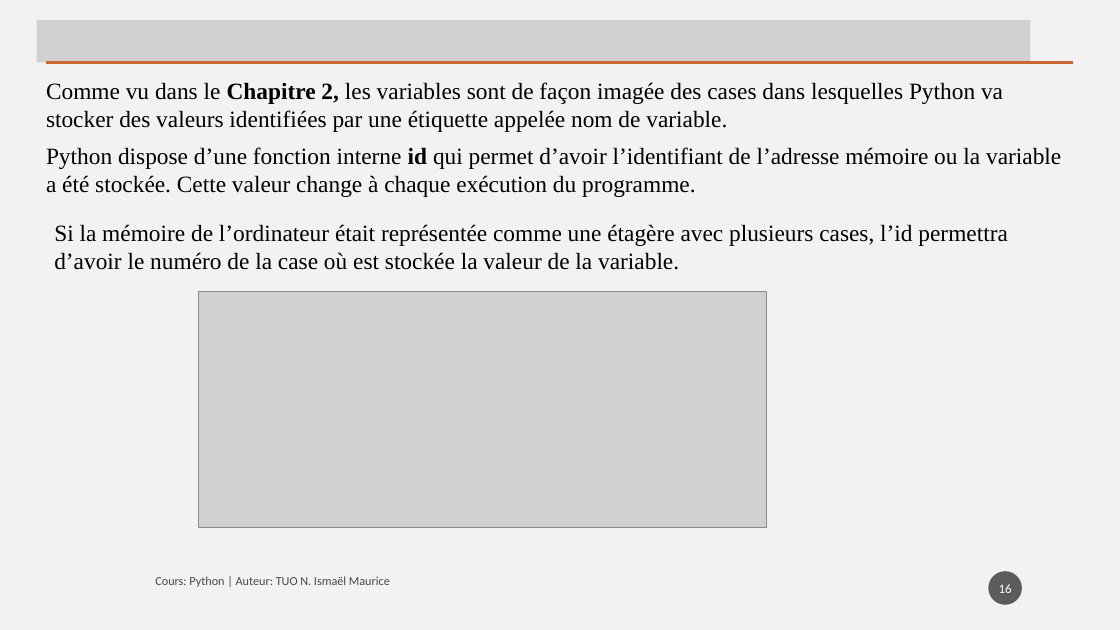
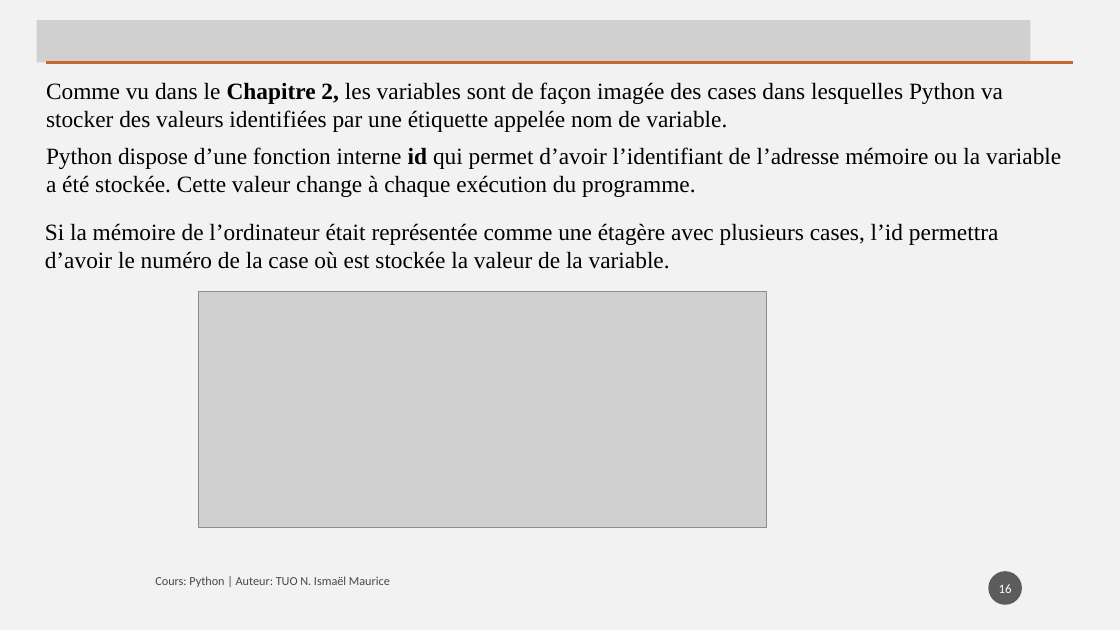
Before and after one commit to tisma95/cours-python, a slide deck: slide 16 of source/Chapitre 8 - Les chaines de caractères.pptx. Drawn at 1120x630 pixels with LibreOffice and Linux fonts; fonts in the diff are those of the drawing; grey boxes stand for pictures. Boxes give left, top, right and bottom in pixels: in the first picture for what was removed or moved away, otherwise in the second. Text is boxed around its words. In the diff, an @@ line names an element or a change of style, - is before the commit and + after.

```diff
--- a/source/Chapitre 8 - Les chaines de caractères.pptx
+++ b/source/Chapitre 8 - Les chaines de caractères.pptx
@@ text "Si la mémoire de l’ordinateur ...": place and size @@
-text "Si la mémoire de l’ordinateur ..." at [54,224,1007,270]
+text "Si la mémoire de l’ordinateur ..." at [45,223,998,269]
```
Also in this commit, not shown: 1 other slide changed, 1 other file.
